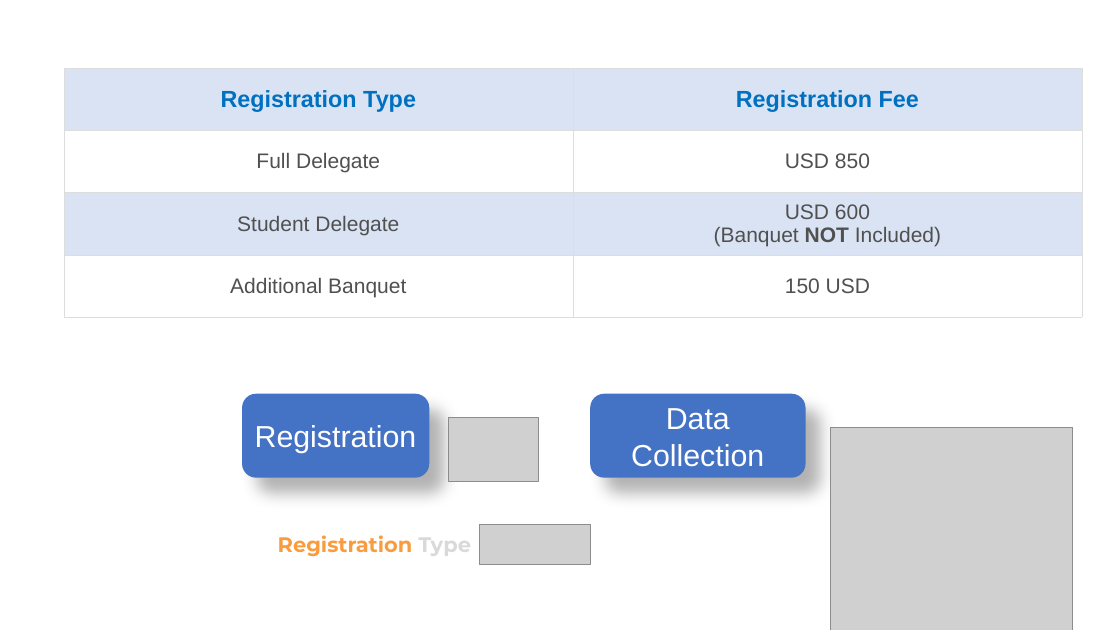
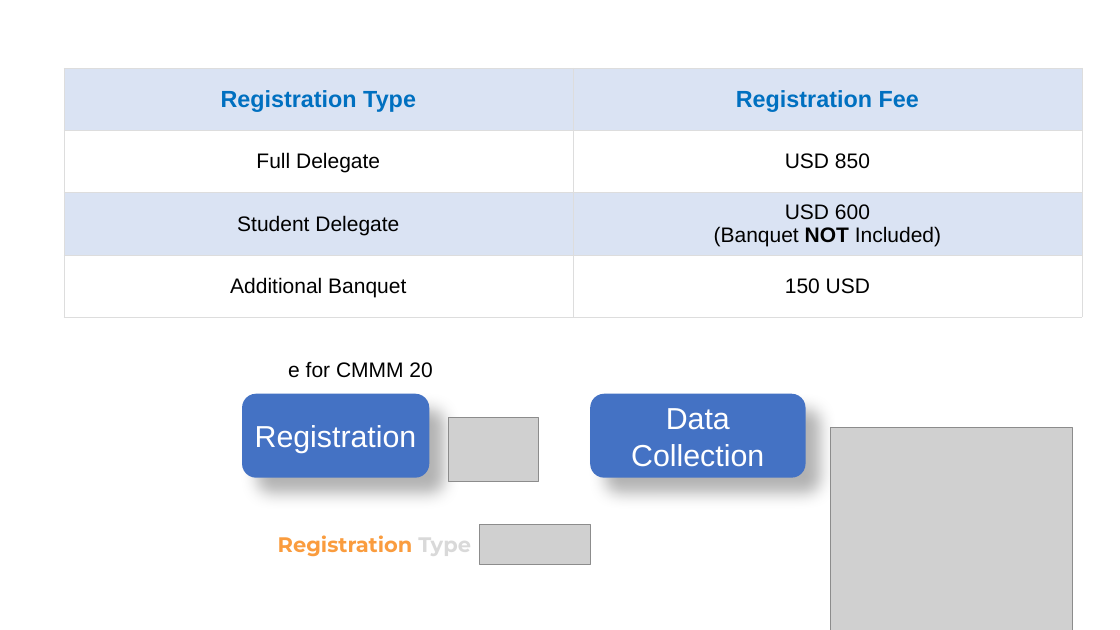
Before and after one commit to zhangxy911/zhangxy911.github.io, a slide deck: slide 3 of assets/figures.pptx. Drawn at 1120x630 pixels with LibreOffice and Linux fonts; fonts in the diff are those of the drawing; grey boxes stand for pictures. Boxes give left, top, right and bottom in pixels: in the first picture for what was removed or moved away, otherwise in the second. Text is boxed around its words. In the diff, an @@ line names an element or a change of style, - is before the commit and + after.

```diff
--- a/assets/figures.pptx
+++ b/assets/figures.pptx
@@ table at [64,68,1082,317] @@
@@ text colour #505050 to #000000 in "Full Delegate", "USD 850", "Student Delegate", "USD 600" and 3 more places @@
@@ text added at [288,362,432,378], 18 pt, text #000000 @@
+e for CMMM 20
```
Also in this commit, not shown: 1 other slide changed, 3 other files.
